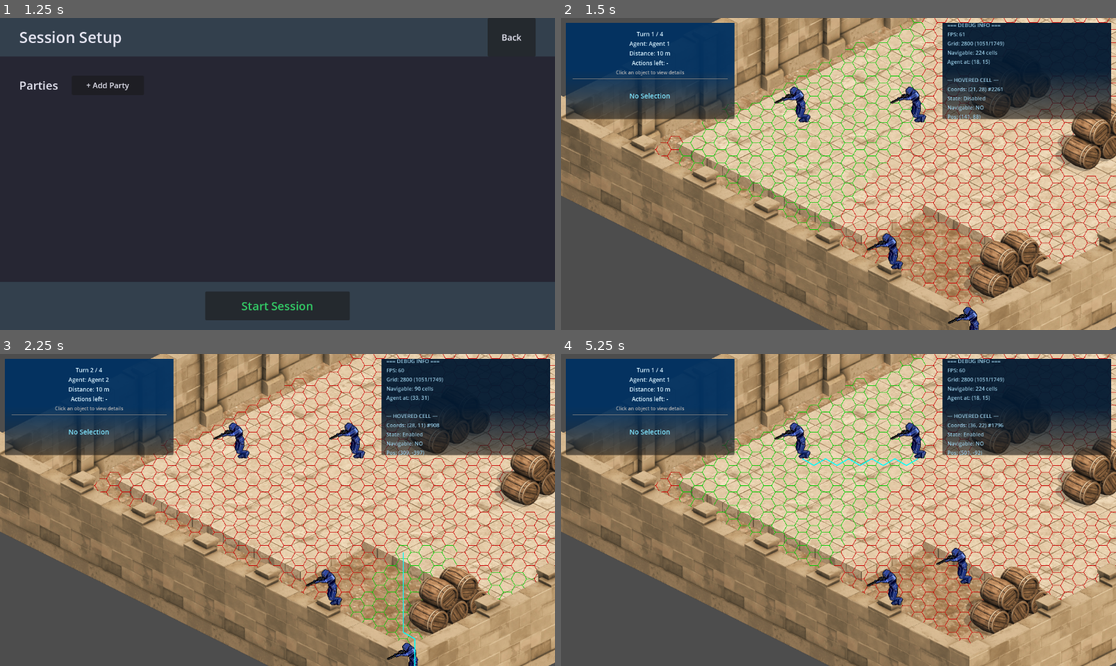
Above: before the commit, frames 1-4 (two rows, left to right).
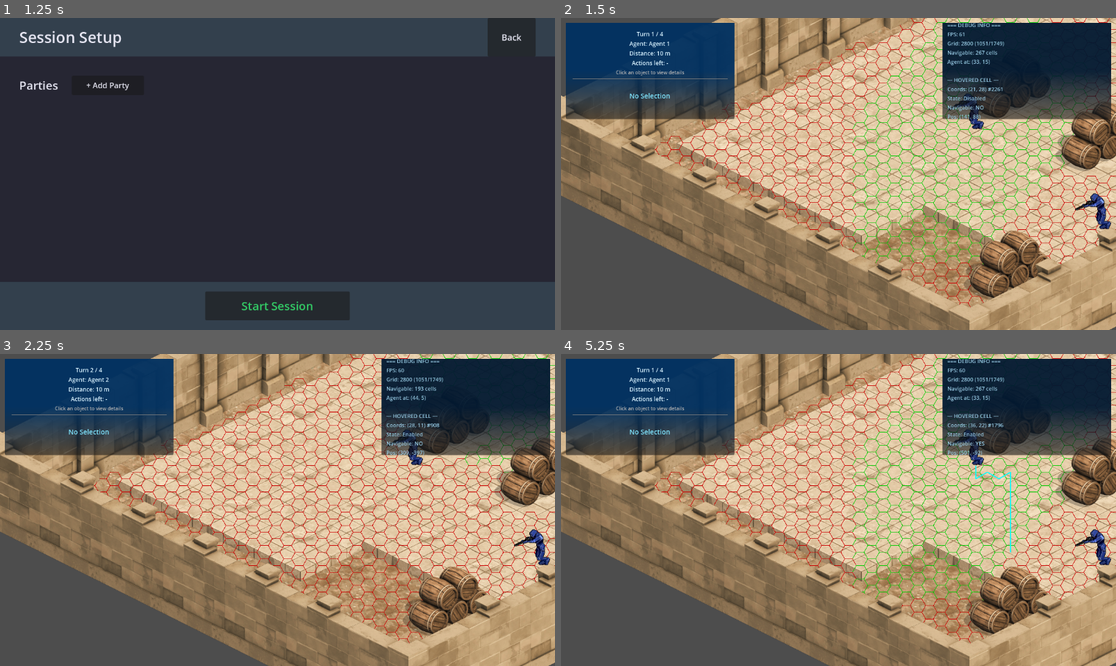
Above: after the commit, the same moments.

Repository: iolmstead23/robots-zombies-ghosts
Game: Godot game, scene res://Controllers/SessionController/UI/main_menu.tscn
Two runs of this game, one before a commit and one after it. Both use one fixed random seed, a clock stepped at 60 frames per second and the inputs below.
Inputs (mouse positions are in pixels of both pictures, inside the frame that each line leads up to):
- Up to frame 1 (1.25 s): click "New Session" at 0.5 s
- Up to frame 2 (1.5 s): click "Start Session" at 1.25 s
- Up to frame 3 (2.25 s): tap Enter (ui_accept) at 2 s; move the mouse to (360, 403) at 2.02 s; tap R at 2.1 s; click (360, 403) at 2.17 s
- Up to frame 4 (5.25 s): tap Enter (ui_accept) at 2.27, 2.75, 3.02, 3.5, 4.52, 5 s; move the mouse to (832, 531) at 2.77 s; tap C at 2.85 s; click (832, 531) at 2.92 s; move the mouse to (894, 441) at 3.52 s; tap E at 3.6 s; click (894, 441) at 3.67 s; move the mouse to (810, 572) at 4.27 s; tap Space at 4.35 s; click (810, 572) at 4.42 s; move the mouse to (1005, 556) at 5.02 s; tap R at 5.1 s; click (1005, 556) at 5.17 s

Frame 1 is identical in both runs. In frame 2, 5.0% of the frame differs, in the area x 21-100%, y 0-100%; in frame 3, 2.2%; in frame 4, 5.3%, in the area x 21-100%, y 0-81%.

Commit message:
RGZ-126 fixed frozen animation bug + changed the APIs to use session controller

Diff:
--- a/Controllers/AgentController/Core/agent_controller.gd
+++ b/Controllers/AgentController/Core/agent_controller.gd
@@ -14,8 +14,7 @@
 @export var max_movements_per_turn: int = 10
 
 ## Context references
-var hex_grid: HexGrid
-var navigation_controller: Node
+var session_controller: Node
 
 ## Agent tracking
 var agents: Array[AgentData] = []
@@ -35,12 +34,11 @@
 		if not agent_scene:
 			push_error("[AgentController] Failed to load agent scene.")
 
-func initialize(grid: HexGrid, nav_controller: Node) -> void:
-	hex_grid = grid
-	navigation_controller = nav_controller
+func initialize(session_ctrl: Node) -> void:
+	session_controller = session_ctrl
 	_load_agent_scene()
 	is_initialized = true
-	_debug("Initialized with references.")
+	_debug("Initialized with SessionController reference.")
 
 # ------------------------------------
 # SPAWN LOGIC
@@ -67,34 +65,40 @@
 		_next_agent_turn()
 
 func _random_spawn_cells(count: int) -> Array[HexCell]:
-	var out: Array[HexCell] = []
-	var min_dist := 100.0
-	for _i in count * 5: # Try ample times to fill `count`, but stop after a while
-		if out.size() >= count: break
-		var cell = _random_enabled_hex_cell()
-		if not cell: continue
-		var pos = cell.world_position
-		if out.any(func(existing): return existing.world_position.distance_to(pos) < min_dist): continue
-		out.append(cell)
-	return out
-
-func _random_enabled_hex_cell():
-	if not hex_grid: return null
-
-	# Try up to 50 times to find an enabled cell
-	for attempt in 50:
-		var q = randi_range(0, hex_grid.grid_width-1)
-		var r = randi_range(0, hex_grid.grid_height-1)
-		var cell = hex_grid.get_cell_at_coords(Vector2i(q, r))
-		if cell and cell.enabled:
-			return cell
-
-	# If random selection fails, try to find any enabled cell
-	for cell in hex_grid.enabled_cells:
-		if cell.enabled:
-			return cell
-
-	return null
+	"""Get random spawn cells with minimum distance separation"""
+	var spawn_cells: Array[HexCell] = []
+	const MIN_SPAWN_DISTANCE := 3
+	const MAX_ATTEMPTS := 100
+
+	var attempts := 0
+	while spawn_cells.size() < count and attempts < MAX_ATTEMPTS:
+		var cell := _get_random_enabled_cell()
+		if cell == null:
+			break
+
+		if _is_valid_spawn_location(cell, spawn_cells, MIN_SPAWN_DISTANCE):
+			spawn_cells.append(cell)
+
+		attempts += 1
+
+	return spawn_cells
+
+func _get_random_enabled_cell() -> HexCell:
+	"""Get single random enabled hex cell"""
+	if not session_controller:
+		return null
+
+	return session_controller.get_random_enabled_cell()
+
+func _is_valid_spawn_location(cell: HexCell, existing_cells: Array[HexCell], min_distance: int) -> bool:
+	"""Check if cell is far enough from existing spawn points"""
+	if not session_controller:
+		return true
+
+	for existing in existing_cells:
+		if session_controller.get_hex_distance(cell, existing) < min_distance:
+			return false
+	return true
 
 func _spawn_agent(index: int, cell: HexCell) -> AgentData:
 	if not agent_scene:
@@ -108,32 +112,21 @@
 	var ad = AgentData.new(agent_id, ac)
 	ad.agent_name = "Agent %d" % (index + 1)
 	ad.max_movements_per_turn = max_movements_per_turn
-	ad.set_spawn_position(pos)
+	ad.current_position = pos
 	ad.set_current_cell(cell)  # Set the current hex cell
 	ad.turn_started.connect(_on_agent_turn_started)
 	ad.turn_ended.connect(_on_agent_turn_ended)
-	_configure_agent_controller(ad, ac)
+	_configure_agent_controller(ac)
 	return ad
 
-func _configure_agent_controller(ad, ac):
+func _configure_agent_controller(ac):
 	if OS.is_debug_build():
-		print("[AgentController] Configuring agent - hex_grid: %s, nav_controller: %s, has_method: %s" % [
-			hex_grid != null,
-			navigation_controller != null,
-			ac.has_method("set_hex_navigation")
-		])
-
-	if hex_grid and navigation_controller and ac.has_method("set_hex_navigation"):
-		var pathfinder = navigation_controller.get_pathfinder()
-		if OS.is_debug_build():
-			print("[AgentController] Pathfinder: %s" % (pathfinder != null))
-
-		if pathfinder:
-			ac.set_hex_navigation(hex_grid, pathfinder)
-			if OS.is_debug_build():
-				print("[AgentController] Hex navigation configured for agent")
-		else:
-			push_warning("[AgentController] Pathfinder is null - cannot configure hex navigation")
+		print("[AgentController] Configuring agent via SessionController")
+
+	if session_controller:
+		session_controller.configure_agent_navigation(ac)
+	else:
+		push_warning("[AgentController] SessionController is null - cannot configure agent navigation")
 
 # ------------------------------------
 # AGENT TURN LOGIC
@@ -144,7 +137,7 @@
 	if idx == -1:
 		push_error("[AgentController] Agent not found.")
 		return
-	_end_current_agent_turn_obj()
+	_cleanup_agent_turn()
 	active_agent_index = idx
 	_set_agents_controllable(active_agent_index)
 	agents[active_agent_index].start_turn()
@@ -155,7 +148,7 @@
 func _next_agent_turn():
 	if agents.is_empty(): return
 	var had_active = agents[active_agent_index].is_active_agent if active_agent_index < agents.size() else false
-	if had_active: _end_current_agent_turn_obj()
+	if had_active: _cleanup_agent_turn()
 	if had_active: active_agent_index += 1
 	if active_agent_index >= agents.size():
 		active_agent_index = 0
@@ -167,7 +160,7 @@
 	agent_turn_started.emit(agents[active_agent_index])
 	_debug("Next Turn: %s" % agents[active_agent_index].agent_name)
 
-func _end_current_agent_turn_obj():
+func _cleanup_agent_turn():
 	if active_agent_index < agents.size():
 		var curr = agents[active_agent_index]
 		if curr.is_active_agent:
@@ -215,10 +208,6 @@
 		return []
 	return agents
 
-func update_agent_position(agent_data: AgentData, new_pos: Vector2) -> void:
-	if agent_data:
-		agent_data.update_position(new_pos)
-
 # ------------------------------------
 # MOVEMENT LOGIC
 # ------------------------------------
@@ -247,11 +236,11 @@
 
 ## Update agent's current_cell based on their world position
 func _update_agent_current_cell(agent_data: AgentData) -> void:
-	if not hex_grid or not agent_data or not agent_data.agent_controller:
+	if not session_controller or not agent_data or not agent_data.agent_controller:
 		return
 
 	var controller_pos = agent_data.agent_controller.global_position
-	var cell = hex_grid.get_cell_at_world_position(controller_pos)
+	var cell = session_controller.get_cell_at_world_position(controller_pos)
 	if cell:
 		agent_data.set_current_cell(cell)
 
@@ -261,7 +250,7 @@
 func _on_agent_turn_started(agent_id: String) -> void:
 	_debug("Agent turn started: %s" % agent_id)
 
-func _on_agent_turn_ended(agent_id: String, _movements: int = 0) -> void:
+func _on_agent_turn_ended(agent_id: String) -> void:
 	for ad in agents:
 		if ad.agent_id == agent_id:
 			agent_turn_ended.emit(ad)
@@ -270,28 +259,6 @@
 # ------------------------------------
 # DEBUGGING HELPERS
 # ------------------------------------
-func get_state() -> Dictionary:
-	return {
-		"is_initialized": is_initialized,
-		"session_active": session_active,
-		"agent_count": agents.size(),
-		"active_agent_index": active_agent_index,
-		"current_round": current_round,
-		"active_agent": get_active_agent().agent_name if get_active_agent() else "None"
-	}
-
-func print_state() -> void:
-	var state = get_state()
-	print("=== AgentController State ===")
-	for k in state: print("  %s: %s" % [k, state[k]])
-	print("\n=== All Agents ===")
-	for i in agents.size():
-		var ag = agents[i]
-		var mark = " [ACTIVE]" if i == active_agent_index else ""
-		print("  %d. %s%s - Moves: %d/%d" % [
-			i, ag.agent_name, mark, ag.movements_used_this_turn, ag.max_movements_per_turn
-		])
-
 func _debug(msg: String) -> void:
 	# All debugging and print calls route through here
 	print("[AgentController] %s" % msg)
--- a/Controllers/AgentController/Core/agent_data.gd
+++ b/Controllers/AgentController/Core/agent_data.gd
@@ -19,52 +19,37 @@
 ## Current position in world coordinates
 var current_position: Vector2 = Vector2.ZERO
 
-## Spawn position (for reference/reset)
-var spawn_position: Vector2 = Vector2.ZERO
-
-## Movement tracking
+## Movement tracking (LEGACY - deprecated, use distance-based tracking instead)
+## These properties are maintained for UI compatibility but the system
+## primarily uses distance-based movement (meters) not action-based movement
 var movements_used_this_turn: int = 0
 var max_movements_per_turn: int = 10
-var total_movements_lifetime: int = 0
-
-## Uses distance-based movement (meters per turn) instead of action-based.
 
 signal distance_traveled(distance_remaining: int)
 signal turn_started(agent_id: String)
-signal turn_ended(agent_id: String, total_distance: int)
+signal turn_ended(agent_id: String)
 
 ## Movement tracking (distance-based in meters)
 var distance_traveled_this_turn: int = 0
 var max_distance_per_turn: int = 10  # 10 meters per turn
-var total_distance_lifetime: int = 0
 
 ## Turn state
 var is_active_agent: bool = false
 var turn_number: int = 0
 
 ## Metadata
-var creation_time: float = 0.0
 var agent_name: String = ""
 
 
 func _init(id: String = "", controller: Node = null) -> void:
 	agent_id = id if id != "" else _generate_agent_id()
 	agent_controller = controller
-	creation_time = Time.get_ticks_msec() / 1000.0
 	agent_name = "Agent_%s" % agent_id
 	print("[AgentData] _init called: id=%s, controller=%s, agent_name=%s, self=%s" % [str(agent_id), str(agent_controller), str(agent_name), str(self)])
 
 
 func _generate_agent_id() -> String:
 	return "%d_%d" % [Time.get_ticks_msec(), randi() % 1000]
-
-
-## Set the spawn position and current position
-func set_spawn_position(pos: Vector2) -> void:
-	spawn_position = pos
-	current_position = pos
-	if agent_controller:
-		agent_controller.global_position = pos
 
 
 ## Update current position (called after movement)
@@ -82,9 +67,7 @@
 
 	# Record the distance traveled
 	distance_traveled_this_turn += distance_meters
-	total_distance_lifetime += distance_meters
 	movements_used_this_turn += 1  # Still track action count for legacy compatibility
-	total_movements_lifetime += 1
 
 	distance_traveled.emit(get_distance_remaining())
 	return true
@@ -122,39 +105,4 @@
 ## End the turn for this agent
 func end_turn() -> void:
 	is_active_agent = false
-	turn_ended.emit(agent_id, int(distance_traveled_this_turn))
-
-
-## Reset all turn-based data
-func reset_session() -> void:
-	movements_used_this_turn = 0
-	distance_traveled_this_turn = 0
-	total_movements_lifetime = 0
-	total_distance_lifetime = 0
-	turn_number = 0
-	is_active_agent = false
-
-
-## Get agent state as dictionary for debugging
-func get_state() -> Dictionary:
-	return {
-		"agent_id": agent_id,
-		"agent_name": agent_name,
-		"is_active": is_active_agent,
-		"current_position": current_position,
-		"spawn_position": spawn_position,
-		"movements_used": movements_used_this_turn,
-		"movements_remaining": get_movements_remaining(),
-		"max_movements": max_movements_per_turn,
-		"turn_number": turn_number,
-		"total_movements": total_movements_lifetime,
-		"creation_time": creation_time
-	}
-
-
-## Print debug information
-func print_state() -> void:
-	var state = get_state()
-	print("=== Agent State: %s ===" % agent_name)
-	for key in state:
-		print("  %s: %s" % [key, state[key]])
+	turn_ended.emit(agent_id)
--- a/Controllers/IOController/Agent/animation_controller.gd
+++ b/Controllers/IOController/Agent/animation_controller.gd
@@ -92,6 +92,9 @@
 	elif not animated_sprite.is_playing() and not _is_one_shot_animation(anim_type):
 		_play_animation(anim_name, anim_speed)
 
+	# Update previous state so next call can detect changes
+	state_manager.save_state()
+
 func _get_animation_type() -> String:
 	var state := state_manager.get_state()
 
--- a/Controllers/IOController/Agent/movement_component.gd
+++ b/Controllers/IOController/Agent/movement_component.gd
@@ -31,5 +31,7 @@
 
 func update_direction(direction: Vector2) -> void:
 	"""Update movement direction (for animation/facing direction)"""
-	if state_manager != null:
-		state_manager.set_state_value("direction", direction)
+	if state_manager != null and direction.length() > 0.1:
+		var direction_name := DirectionHelper.vector_to_direction_name(direction)
+		if direction_name != "":
+			state_manager.set_state_value("facing_direction", direction_name)
--- a/Controllers/IOController/Agent/state_manager.gd
+++ b/Controllers/IOController/Agent/state_manager.gd
@@ -90,13 +90,16 @@
 	return "idle"
 
 func save_state() -> void:
+	# Check if state changed before updating prev_state
+	var state_has_changed := has_state_changed()
+
 	prev_state = state.duplicate()
 
 	state_history.push_front(state.duplicate())
 	if state_history.size() > MAX_HISTORY_SIZE:
 		state_history.pop_back()
 
-	if has_state_changed():
+	if state_has_changed:
 		state_changed.emit(state)
 
 func reset_state() -> void:
--- a/Controllers/NavigationController/Packages/TurnBasedNavigation/turn_based_movement_controller.gd
+++ b/Controllers/NavigationController/Packages/TurnBasedNavigation/turn_based_movement_controller.gd
@@ -149,8 +149,8 @@
 	player.velocity = direction * _movement_executor.movement_speed
 	player.move_and_slide()
 
-	# Allow player to update animation if they expose a controller API
-	if player.has_method("animation_controller"):
+	# Update animation based on current movement direction
+	if player.animation_controller and player.animation_controller.has_method("update_animation"):
 		player.animation_controller.update_animation()
 
 func _unhandled_input(event: InputEvent) -> void:
@@ -381,10 +381,12 @@
 	if not is_active:
 		return
 
+	var path_distance_meters: int;
+
 	# Accumulate movement used in meters (hex cells)
 	if pathfinder != null:
 		# Distance is measured in hex cells (each cell = 1 meter)
-		var path_distance_meters = pathfinder.current_hex_path.size() - 1 # Subtract 1 for starting cell
+		path_distance_meters = pathfinder.current_hex_path.size() - 1 # Subtract 1 for starting cell
 		movement_used_this_turn += path_distance_meters
 
 		if DEBUG:
@@ -396,7 +398,7 @@
 		state_manager.set_state_value("has_input", false)
 
 	_turn_state.change_state(NavigationTypes.TurnState.COMPLETED)
-	var path_distance_meters = pathfinder.current_hex_path.size() - 1 if pathfinder else 0
+	path_distance_meters = pathfinder.current_hex_path.size() - 1 if pathfinder else 0
 	movement_completed.emit(path_distance_meters)
 
 	# Clear pathfinder internal state
--- a/Controllers/SessionController/Core/session_controller.gd
+++ b/Controllers/SessionController/Core/session_controller.gd
@@ -220,7 +220,7 @@
 		abort_session("No grid for agent initialization")
 		return
 
-	agent_manager.initialize(agent_grid, navigation_controller)
+	agent_manager.initialize(self)
 
 	# Connect agent_manager signals to SessionController handlers
 	agent_manager.agents_spawned.connect(_on_agents_spawned)
@@ -261,6 +261,53 @@
 	if path_visualizer:
 		debug_controller.set_hex_path_visualizer(path_visualizer)
 
+# ========== GRID SERVICE METHODS (for AgentController) ==========
+## Get random enabled hex cell
+func get_random_enabled_cell() -> HexCell:
+	var agent_grid = hex_grid_controller.get_hex_grid()
+	if not agent_grid:
+		return null
+
+	var enabled_cells: Array = agent_grid.enabled_cells
+	if enabled_cells.is_empty():
+		return null
+
+	var random_index: int = randi() % enabled_cells.size()
+	return enabled_cells[random_index]
+
+## Get distance between two hex cells
+func get_hex_distance(cell_a: HexCell, cell_b: HexCell) -> int:
+	var agent_grid = hex_grid_controller.get_hex_grid()
+	if agent_grid:
+		return agent_grid.get_distance(cell_a, cell_b)
+	return 0
+
+## Get hex cell at world position
+func get_cell_at_world_position(world_pos: Vector2) -> HexCell:
+	var agent_grid = hex_grid_controller.get_hex_grid()
+	if agent_grid:
+		return agent_grid.get_cell_at_world_position(world_pos)
+	return null
+
+## Configure agent's hex navigation
+func configure_agent_navigation(agent_node: Node) -> void:
+	var agent_grid = hex_grid_controller.get_hex_grid()
+	if not agent_grid or not navigation_controller:
+		push_warning("[SessionController] Cannot configure agent navigation - missing grid or nav controller")
+		return
+
+	var pathfinder = navigation_controller.get_pathfinder()
+	if not pathfinder:
+		push_warning("[SessionController] Cannot configure agent navigation - missing pathfinder")
+		return
+
+	if agent_node.has_method("set_hex_navigation"):
+		agent_node.set_hex_navigation(agent_grid, pathfinder)
+		if OS.is_debug_build():
+			print("[SessionController] Configured hex navigation for agent")
+	else:
+		push_warning("[SessionController] Agent does not have set_hex_navigation method")
+
 func _reset_agents():
 	agents = []
 	current_agent_index = 0
--- a/Controllers/UIController/Core/base_overlay.gd
+++ b/Controllers/UIController/Core/base_overlay.gd
@@ -183,5 +183,5 @@
 ##
 ## Stub provided for audit and robustness—child classes should override to implement turn-specific behavior.
 ## Ensures overlays can safely and explicitly react to turn changes.
-func _on_turn_changed(turn_info):
+func _on_turn_changed():
 	pass
--- a/main.gd
+++ b/main.gd
@@ -543,7 +543,6 @@
 		agent_data.movements_used_this_turn,
 		agent_data.max_movements_per_turn
 	])
-	print("Total Lifetime Movements: %d" % agent_data.total_movements_lifetime)
 	print("⏸".repeat(30) + "\n")
 
 func _on_movement_action_completed(agent_data: AgentData, movements_remaining: int) -> void:
